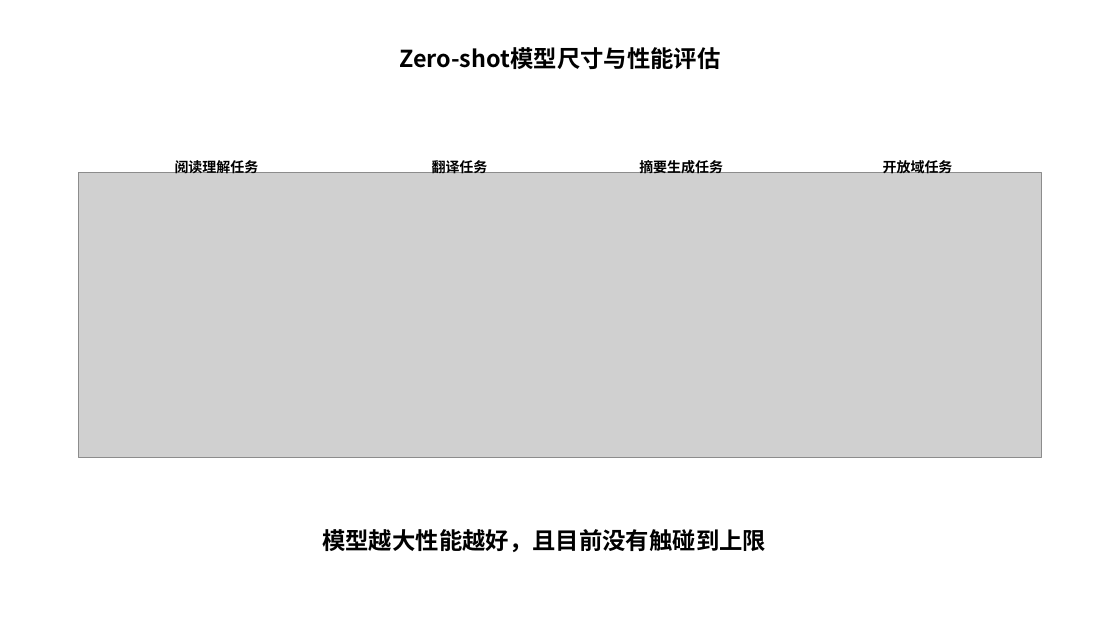
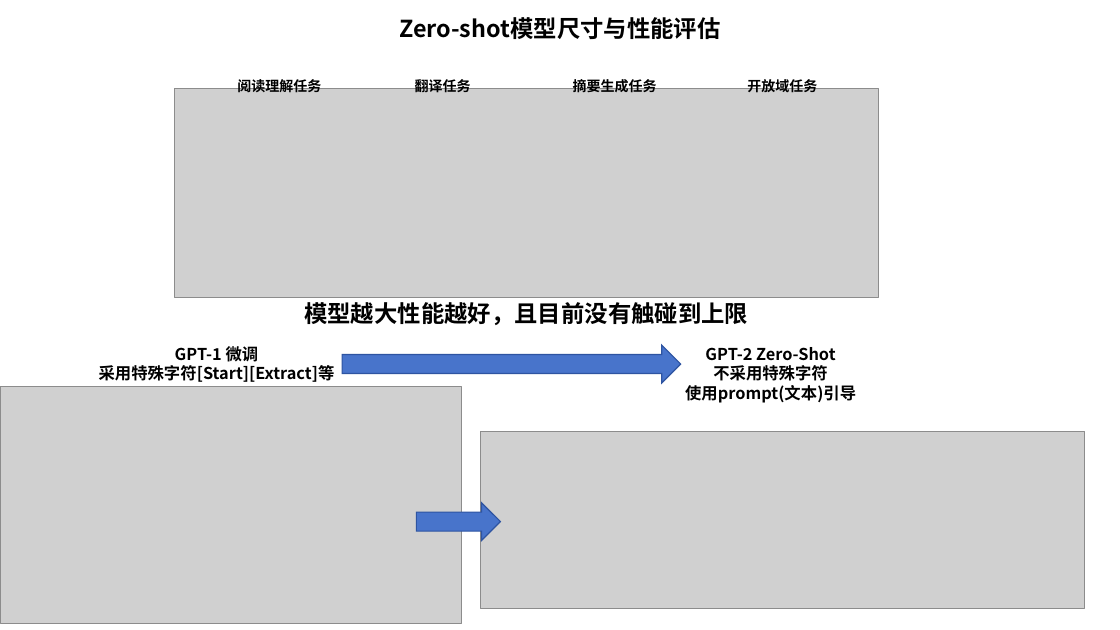
Before and after one commit to Elephant-King9/Paper, a slide deck: slide 6 of Base_Model/LLM/论文插图.pptx. Drawn at 1120x630 pixels with LibreOffice and Linux fonts; fonts in the diff are those of the drawing; grey boxes stand for pictures. Boxes give left, top, right and bottom in pixels: in the first picture for what was removed or moved away, otherwise in the second. Text is boxed around its words. In the diff, an @@ line names an element or a change of style, - is before the commit and + after.

```diff
--- a/Base_Model/LLM/论文插图.pptx
+++ b/Base_Model/LLM/论文插图.pptx
@@ text "Zero-shot模型尺寸与性能评估": place and size @@
-text "Zero-shot模型尺寸与性能评估" at [399, 47, 720, 69]
+text "Zero-shot模型尺寸与性能评估" at [399, 17, 720, 39]
@@ text "阅读理解任务": place and size @@
-text "阅读理解任务" at [175, 158, 259, 173]
+text "阅读理解任务" at [237, 77, 321, 92]
@@ picture: place and size @@
-picture at [79, 172, 1042, 458]
+picture at [174, 88, 878, 297]
@@ text "翻译任务": place and size @@
-text "翻译任务" at [432, 158, 488, 173]
+text "翻译任务" at [415, 77, 471, 92]
@@ text "摘要生成任务": place and size @@
-text "摘要生成任务" at [639, 158, 723, 173]
+text "摘要生成任务" at [573, 77, 657, 92]
@@ text "开放域任务": place and size @@
-text "开放域任务" at [883, 158, 953, 174]
+text "开放域任务" at [747, 77, 817, 93]
@@ text "模型越大性能越好，且目前没有触碰到上限": place and size @@
-text "模型越大性能越好，且目前没有触碰到上限" at [322, 529, 766, 552]
+text "模型越大性能越好，且目前没有触碰到上限" at [304, 302, 748, 325]
@@ text added at [99, 343, 335, 382], 14 pt, text #000000, bold @@
+GPT-1 微调
+采用特殊字符[Start][Extract]等
@@ right arrow added at [342, 345, 681, 383], fill #4874CB, outline #2E54A1 1 pt @@
@@ text added at [685, 347, 856, 403], 14 pt, text #000000, bold @@
+GPT-2 Zero-Shot
+不采用特殊字符
+使用prompt(文本)引导
@@ picture added at [0, 386, 461, 623] @@
@@ picture added at [481, 431, 1085, 608] @@
@@ right arrow added at [417, 502, 501, 540], fill #4874CB, outline #2E54A1 1 pt @@
```
Also in this commit, not shown: 10 slides added, 6 other files.
